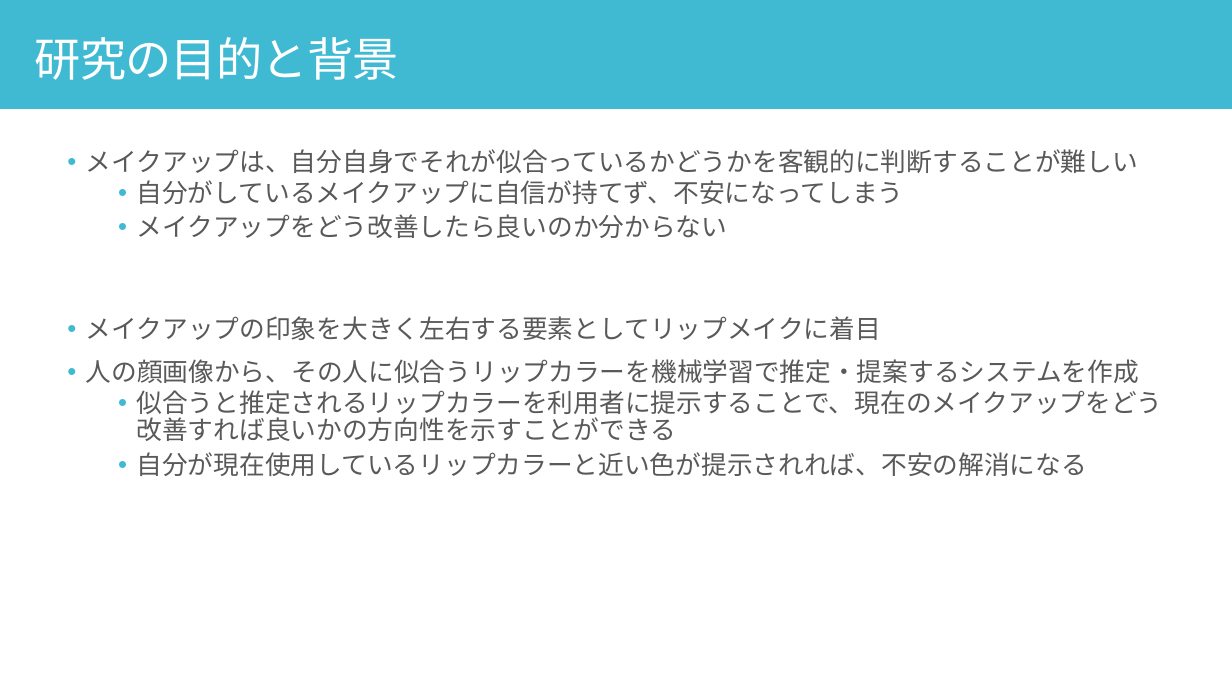
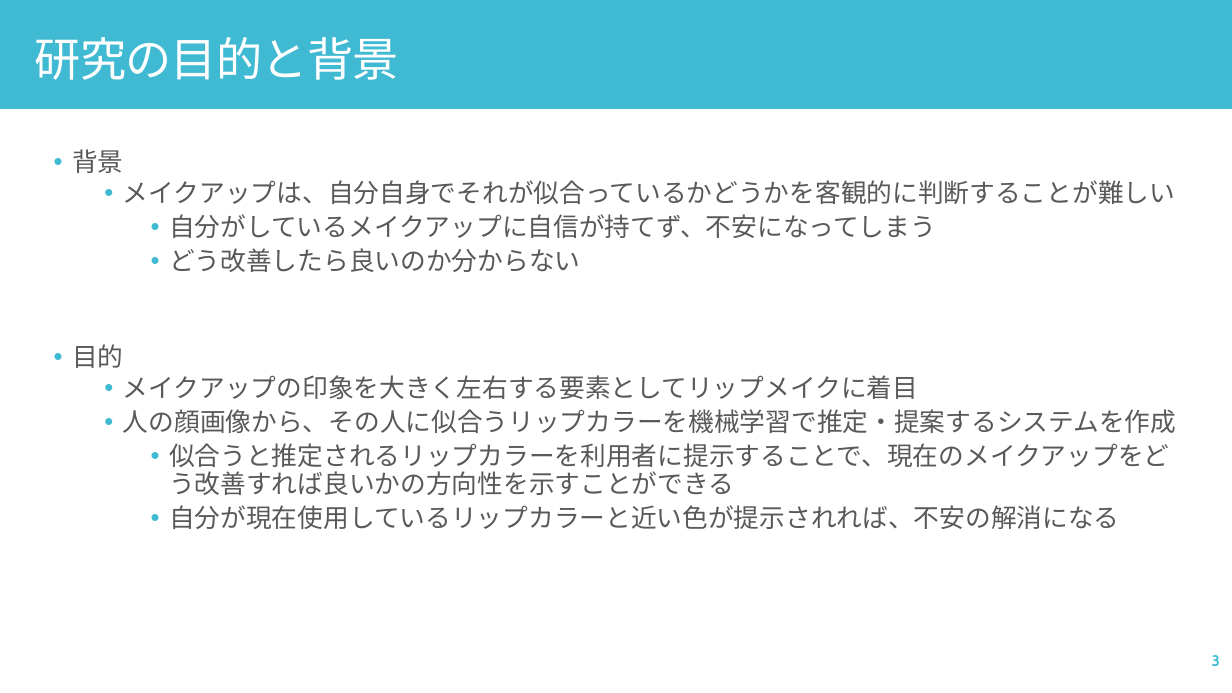
Before and after one commit to yuu5322/sci23, a slide deck: slide 3 of 口頭試問.pptx. Drawn at 1232x693 pixels with LibreOffice and Linux fonts; fonts in the diff are those of the drawing. Boxes give left, top, right and bottom in pixels: in the first picture for what was removed or moved away, otherwise in the second. Text is boxed around its words. In the diff, an @@ line names an element or a change of style, - is before the commit and + after.

```diff
--- a/口頭試問.pptx
+++ b/口頭試問.pptx
@@ text "背景": place and size @@
-text "背景" at (86, 149, 1163, 476)
+text "背景" at (72, 149, 1176, 529)
@@ text at (72, 149, 123, 173): paragraph added @@
+• 背景
@@ text at (123, 180, 1176, 529): list level 1 to 2 in "メイクアップは、自分自身でそれが似合っているかどうかを客観的に判断することが難しい"; list level 2 to 3 in "自分がしているメイクアップに自信が持てず、不安になってしまう"; list level 1 to 2 in "メイクアップの印象を大きく左右する要素としてリップメイクに着目"; list level 1 to 2 in "人の顔画像から、その人に似合うリップカラーを機械学習で推定・提案するシステムを作成"; list level 2 to 3 in "似合うと推定されるリップカラーを利用者に提示することで、現在のメイクアップをどう改善すれば良いかの方向性を示すことができ ..."; list level 2 to 3 in "自分が現在使用しているリップカラーと近い色が提示されれば、不安の解消になる" @@
@@ text at (72, 248, 580, 368): text changed @@
-  • メイクアップをどう改善したら良いのか分からない
+    • どう改善したら良いのか分からない
+• 目的
@@ page number added at (1212, 655, 1220, 666), 12 pt, text #40BAD2, bold @@
+3
```
Also in this commit, not shown: 17 other slides changed, 3 slides added, 3 slides removed.
